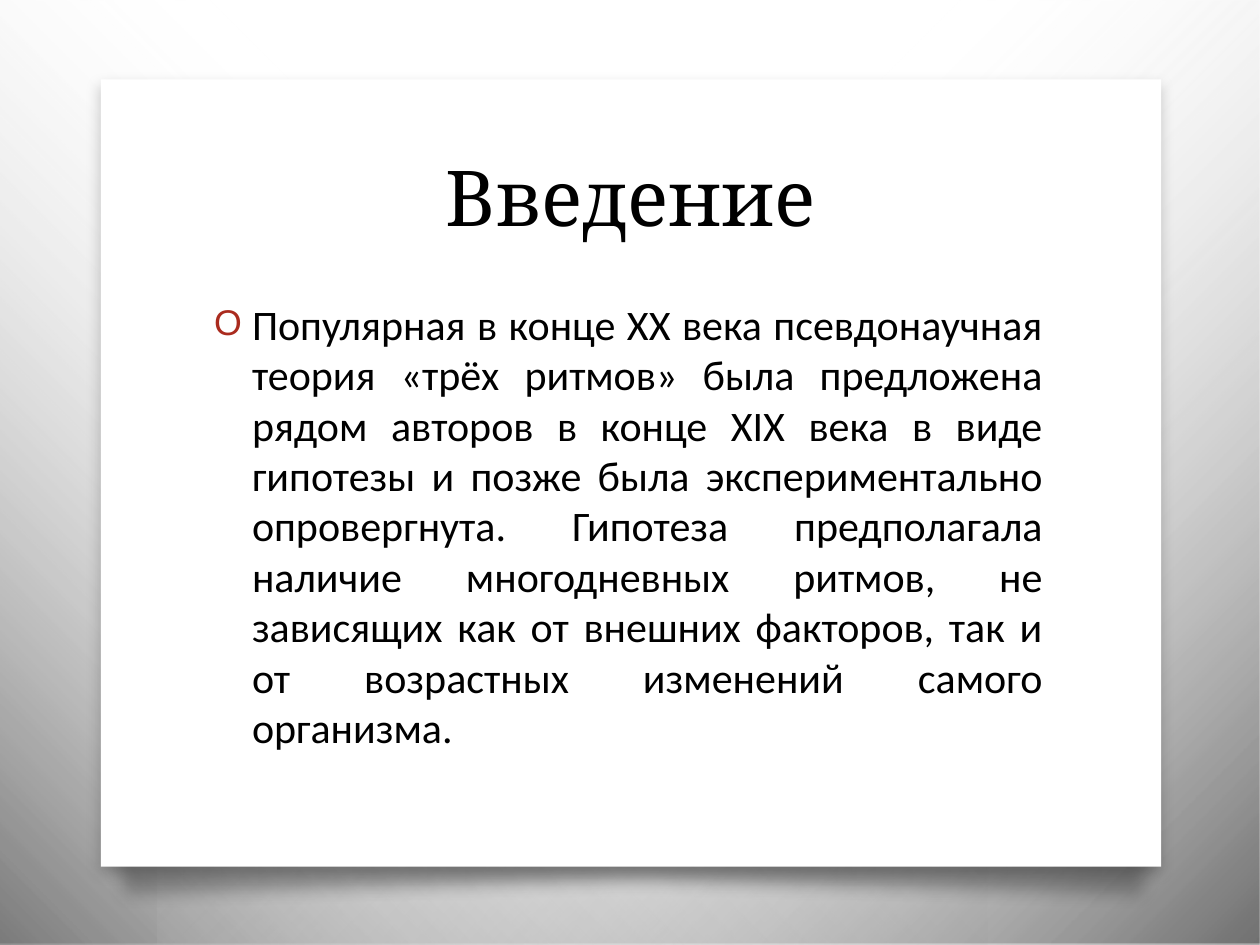
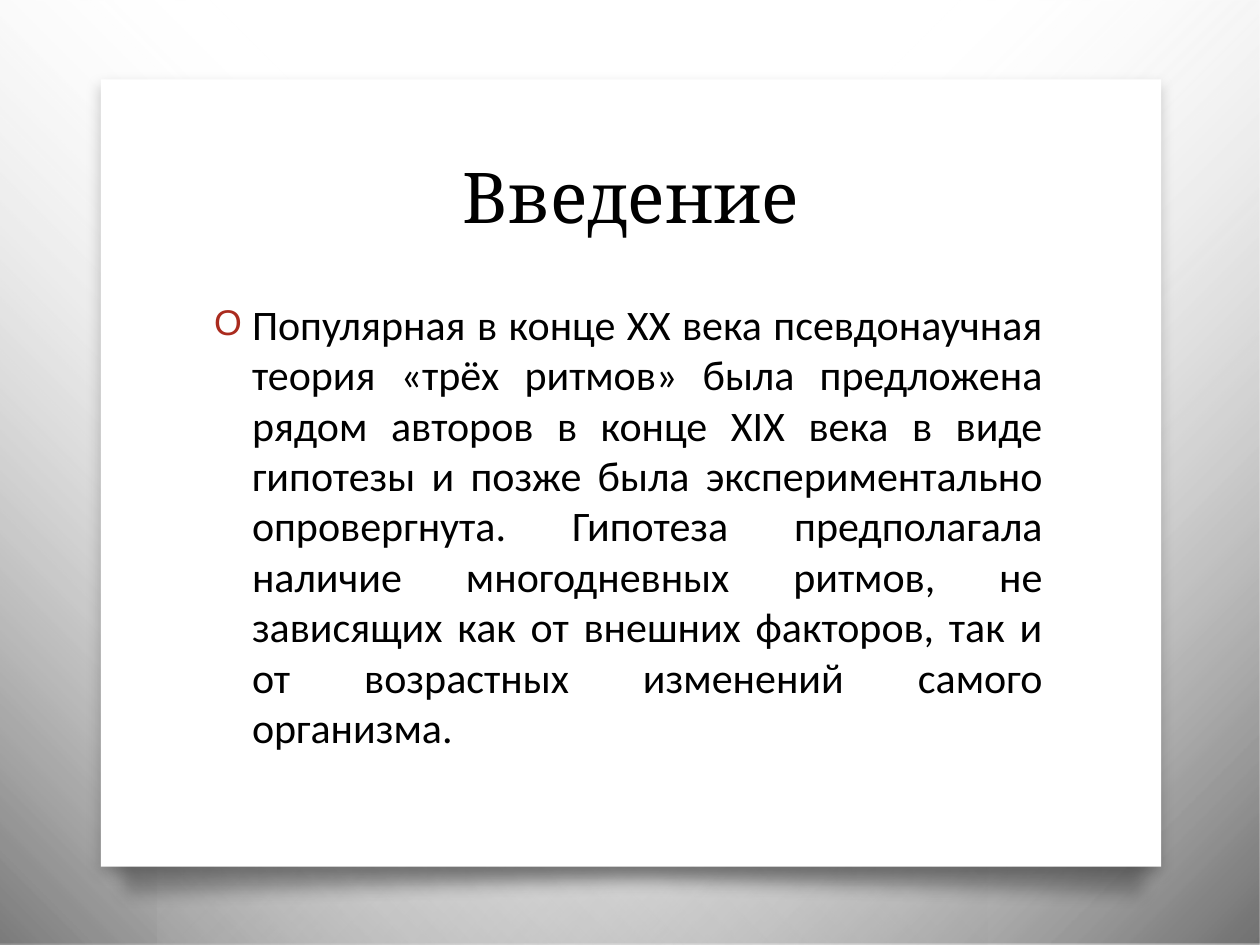
Before and after one commit to iterna1/BioRythms, a slide deck: slide 2 of BioRythms.pptx. Drawn at 1260x945 pixels with LibreOffice and Linux fonts; fonts in the diff are those of the drawing; background and template pictures are left out. Boxes give left, top, right and bottom in pixels: in the first picture for what was removed or moved away, otherwise in the second. Text is boxed around its words. In the diff, an @@ line names an element or a change of style, - is before the commit and + after.

```diff
--- a/BioRythms.pptx
+++ b/BioRythms.pptx
@@ title "Введение" at (463,173,799,238): size 44 to 40 pt @@
```
Also in this commit, not shown: 5 other slides changed, 3 slides added, 2 slides removed.
